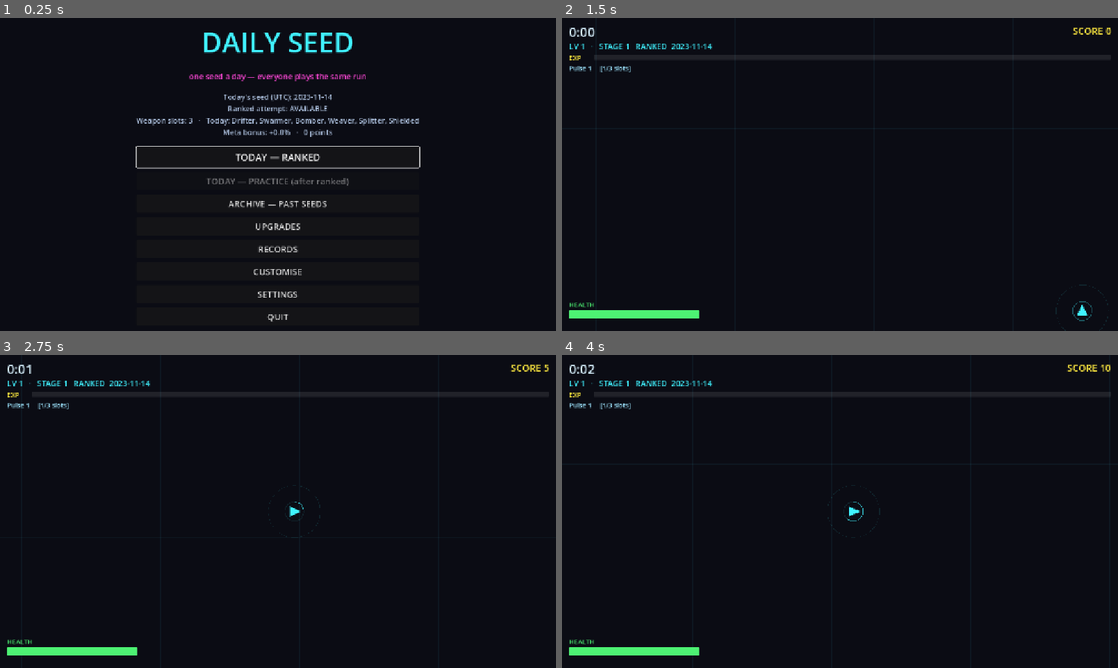
Above: before the commit, frames 1-4 (two rows, left to right).
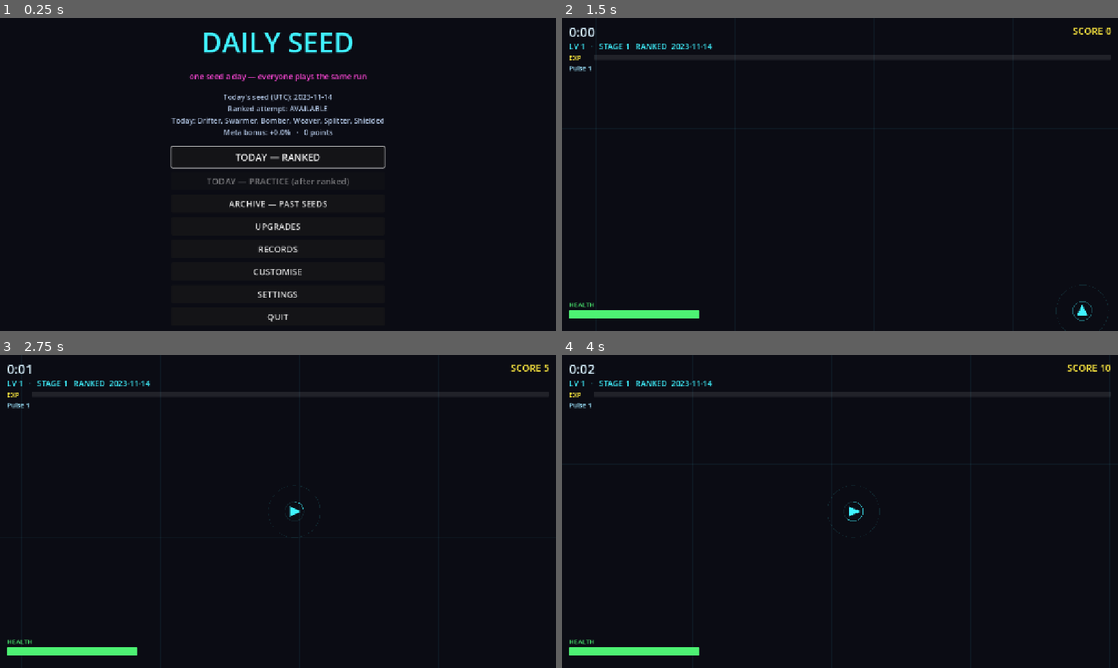
Above: after the commit, the same moments.

Repository: NeekPizza/godot-roguelite
Game: Godot game, scene res://scenes/main_menu.tscn
Same seed, same stepped clock (60 frames per second), same inputs: the game is played once before the commit and once after it.
Inputs (mouse positions are in pixels of both pictures, inside the frame that each line leads up to):
- Up to frame 1 (0.25 s): no input
- Up to frame 2 (1.5 s): click "TODAY — RANKED" at 0.5 s; click "START RANKED" at 1.25 s
- Up to frame 3 (2.75 s): tap Enter (ui_accept) at 2, 2.27 s; move the mouse to (400, 495) at 2.02 s; hold D (move_right) from 2.03 s (still down); tap Space (dash) at 2.1 s; click (400, 495) at 2.17 s
- Up to frame 4 (4 s): release D (move_right) at 2.75 s; drag from (728, 527) to (856, 511) at 2.77 s; move the mouse to (895, 442) at 3.52 s; hold D (move_right) from 3.53 s (still down); tap Shift at 3.6 s

The runs differ from the first frame. In frame 1, 1.6% of the frame differs, in the area x 24-76%, y 17-61%; in frame 2, less than 0.1%; in frame 3, less than 0.1%; in frame 4, less than 0.1%.

Commit message:
Remove weapon-slot copy — slots are a flat 3 for every seed
WEAPON_SLOT_WEIGHTS is [[3, 1.0]], so the count never varies and
stating it read as a rule that changes day to day when it does not.
Dropped from the daily summary (ranked confirmation, status line,
archive) and from the two in-run displays — the HUD weapons label and
the level-up hint — where the constant "/3" was noise and the used
count was already legible from the weapon list beside it.

The weapon_slots() RNG draw STAYS: enemy_roster() burns a matching
randf() to keep the daily stream in step, so removing the draw would
silently change what every past seed means. This is display-only —
no seeded logic touched, digest still logs slots=3.

15/15 suites pass.

Co-Authored-By: Claude Opus 4.8 (1M context) <noreply@anthropic.com>

Diff:
--- a/scripts/daily.gd
+++ b/scripts/daily.gd
@@ -4,12 +4,12 @@
 ## Per-day rules derived from the date alone.
 ##
 ## Deliberately STATIC and side-effect free so the menu can show today's rules
-## before a run exists — the ranked confirmation has to display the weapon-slot
-## count, and a player must be able to see it before spending their attempt.
+## before a run exists.
 
-## How many weapons the day allows. The single biggest lever the seed has on how
-## a day plays: three slots forces specialisation and early evolutions, five
-## invites a generalist sprawl.
+## How many weapons the day allows — currently a flat 3 for every seed
+## (WEAPON_SLOT_WEIGHTS), so it is no longer surfaced in the UI. The RNG draw
+## STAYS regardless: enemy_roster() burns a matching randf() to stay in step,
+## so dropping this draw would silently change what every past seed means.
 static func weapon_slots(date_string: String) -> int:
 	var rng := GameSeed.make_daily_rng(date_string)
 	var roll := rng.randf()
@@ -43,10 +43,10 @@
 	return roster
 
 
-## Human-readable summary for the menu.
+## Human-readable summary for the menu. Weapon slots are a flat 3 every day, so
+## stating the count here said nothing; the roster is the part that varies.
 static func summary(date_string: String) -> String:
 	var names := PackedStringArray()
 	for type_id in enemy_roster(date_string):
 		names.append(str(Balance.ENEMY_TYPES[type_id]["name"]))
-	return "Weapon slots: %d   ·   Today: %s" % [
-		weapon_slots(date_string), ", ".join(names)]
+	return "Today: %s" % ", ".join(names)
--- a/scripts/run.gd
+++ b/scripts/run.gd
@@ -836,7 +836,7 @@
 	_banish_button.text = "BANISH (%d)" % _banishes_left
 	_banish_button.disabled = _banishes_left <= 0
 	_levelup_hint.text = "Pick a card to banish it" if _banish_armed \
-		else "Slots %d/%d   ·   %s" % [_weapons.slots_used(), _weapon_slots, _weapons.summary()]
+		else _weapons.summary()
 
 
 func _on_reroll_pressed() -> void:
@@ -1133,8 +1133,7 @@
 	_level_label.text = "LV %d   ·   STAGE %d   %s  %s" % [
 		_level, _stage, RunConfig.mode_name(), _date_string]
 	_refresh_buff_list()
-	_weapons_label.text = "%s     [%d/%d slots]" % [
-		_weapons.summary(), _weapons.slots_used(), _weapon_slots]
+	_weapons_label.text = _weapons.summary()
 	_hp_bar.value = _player.hp
 	_xp_bar.max_value = _xp_needed(_level)
 	_xp_bar.value = _xp_into_level
